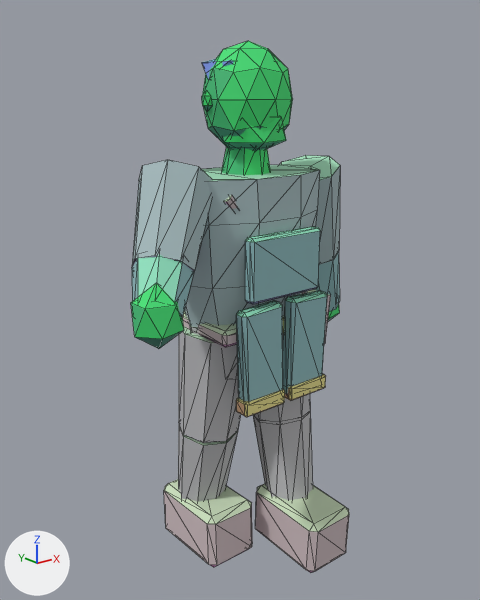
A saved change to the glTF model assets/exports/npc/npc_merchant_contact_r_v01.glb.
The view is the same before and after, from a camera (50 mm lens) standing at (-1.58, -1.94, 1.87) and looking at (-0.04, -0.02, 1.09). The lights are fixed; the arrows at lower left show +X, +Y and +Z. The picture after the commit comes second. Mesh edges are drawn as thin lines. Vertices at exactly the same position are counted once.

Names of what the first picture shows: 'GEO_npc_merchant_contact_r_v01'.
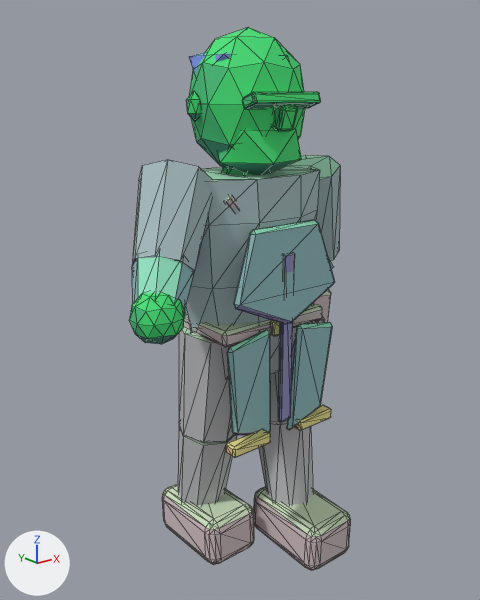
Changed parts and their boxes (x1, y1, x2, y2) in the pictures (480 x 600 px; the box of a moved part takes in the faces that stretch with it):
'GEO_npc_merchant_contact_r_v01', reshaped: before (131, 41, 349, 573); after (129, 27, 351, 570)
part 1 of me_geo_npc_merchant_contact_r_v01, added (green): after (129, 293, 185, 344)
part 2 of me_geo_npc_merchant_contact_r_v01, moved or reshaped (mostly hidden afterwards): before (315, 252, 340, 312); after (329, 261, 334, 269)
part 3 of me_geo_npc_merchant_contact_r_v01, moved or reshaped: before (236, 389, 285, 417); after (226, 430, 271, 458)
part 4 of me_geo_npc_merchant_contact_r_v01, moved or reshaped: before (285, 374, 326, 400); after (294, 405, 331, 430)
part 5 of me_geo_npc_merchant_contact_r_v01, added (green): after (189, 27, 305, 169)
part 6 of me_geo_npc_merchant_contact_r_v01, added (green): after (218, 128, 301, 175)
part 7 of me_geo_npc_merchant_contact_r_v01, added: after (186, 91, 201, 122)
part 8 of me_geo_npc_merchant_contact_r_v01, added: after (189, 53, 288, 76)
part 9 of me_geo_npc_merchant_contact_r_v01, rebuilt (8% shorter): before (164, 479, 252, 567); after (162, 483, 254, 564)
part 10 of me_geo_npc_merchant_contact_r_v01, rebuilt (34% wider, 33% taller): before (245, 226, 320, 304); after (234, 220, 335, 324)
part 11 of me_geo_npc_merchant_contact_r_v01, rebuilt: before (283, 291, 327, 394); after (287, 322, 332, 430)
part 12 of me_geo_npc_merchant_contact_r_v01, rebuilt (7% shorter): before (255, 484, 349, 573); after (254, 487, 351, 570)
part 13 of me_geo_npc_merchant_contact_r_v01, added (green): after (242, 92, 321, 109)
part 14 of me_geo_npc_merchant_contact_r_v01, added (green): after (273, 104, 298, 131)
part 15 of me_geo_npc_merchant_contact_r_v01, added (cyan): after (227, 329, 270, 435)
part 16 of me_geo_npc_merchant_contact_r_v01, added (blue): after (278, 253, 295, 422)
part 17 of me_geo_npc_merchant_contact_r_v01, deleted: before (131, 59, 340, 349)
part 18 of me_geo_npc_merchant_contact_r_v01, built on (mostly hidden afterwards): before (203, 41, 293, 175); after (222, 167, 252, 175)
part 19 of me_geo_npc_merchant_contact_r_v01, deleted (cyan): before (236, 300, 283, 402)

What changed in the scene script:
```text
Change me_geo_npc_merchant_contact_r_v01:
    remove me_geo_npc_merchant_contact_r_v01.from_pydata(...)  # 594 vertices, 1068 faces; spans x -0.64..0.61, y -0.39..0.27, z -0.01..2.04
    add me_geo_npc_merchant_contact_r_v01.from_pydata(...)  # 940 vertices, 1748 faces; spans x -0.65..0.53, y -0.39..0.27, z 0.0..2.08
    me_geo_npc_merchant_contact_r_v01 part 1: a new loose piece, an icosphere of 80 faces spanning x -0.65..-0.47, y -0.34..-0.17, z 1.11..1.29, in mat_mat_npc_indexed
    me_geo_npc_merchant_contact_r_v01 part 2: the loose piece of 16 vertices spanning x 0.33..0.6, y -0.05..0.17, z 0.91..1.24 is multiplied about its middle by the matrix ((-0.042, -0.811, 0.666), (1.007, 0.155, 0.253), (-0.294, 0.649, 0.771)), then moved by (-0.13, 0.0, 0.02)
    me_geo_npc_merchant_contact_r_v01 part 3: the loose piece of 24 vertices spanning x -0.21..-0.01, y -0.26..-0.19, z 0.74..0.79 is moved by (-0.05, 0.0, -0.16)
    me_geo_npc_merchant_contact_r_v01 part 4: the loose piece of 24 vertices spanning x 0.01..0.21, y -0.26..-0.19, z 0.74..0.79 is moved by (0.05, 0.0, -0.16)
    me_geo_npc_merchant_contact_r_v01 part 5: a new loose piece, an icosphere of 80 faces spanning x -0.22..0.22, y -0.2..0.18, z 1.57..2.08, in mat_mat_npc_indexed
    me_geo_npc_merchant_contact_r_v01 part 6: a new loose piece, an icosphere of 20 faces spanning x -0.17..0.17, y -0.21..0.09, z 1.56..1.81, in mat_mat_npc_indexed
    me_geo_npc_merchant_contact_r_v01 part 7: a new loose piece, an icosphere of 20 faces spanning x -0.26..-0.201, y -0.027..0.019, z 1.767..1.868, in mat_mat_npc_indexed
    me_geo_npc_merchant_contact_r_v01 part 8: a new loose piece, an icosphere of 20 faces spanning x -0.2..0.2, y -0.15..0.18, z 1.85..2.03, in mat_mat_npc_indexed
    me_geo_npc_merchant_contact_r_v01 part 9: the loose piece of 24 vertices spanning x -0.26..-0.03, y -0.12..0.27, z -0.01..0.24 is rebuilt with 96 vertices and now spans x -0.27..-0.03, y -0.12..0.27, z 0.0..0.22
    me_geo_npc_merchant_contact_r_v01 part 10: the loose piece of 24 vertices spanning x -0.17..0.17, y -0.24..-0.19, z 1.15..1.39 is rebuilt with 30 vertices and now spans x -0.25..0.25, y -0.26..-0.2, z 1.05..1.42
    me_geo_npc_merchant_contact_r_v01 part 11: the loose piece of 24 vertices spanning x 0.01..0.21, y -0.25..-0.19, z 0.74..1.14 is rebuilt with 24 vertices and now spans x 0.03..0.25, y -0.25..-0.2, z 0.59..1.03
    me_geo_npc_merchant_contact_r_v01 part 12: the loose piece of 24 vertices spanning x 0.03..0.26, y -0.39..0.0, z -0.01..0.24 is rebuilt with 96 vertices and now spans x 0.03..0.27, y -0.39..0.0, z 0.0..0.22
    me_geo_npc_merchant_contact_r_v01 part 13: a new loose piece of 56 vertices spanning x -0.15..0.15, y -0.23..-0.16, z 1.81..1.86, in mat_mat_npc_indexed
    me_geo_npc_merchant_contact_r_v01 part 14: a new loose piece of 56 vertices spanning x -0.04..0.04, y -0.24..-0.16, z 1.74..1.83, in mat_mat_npc_indexed
    me_geo_npc_merchant_contact_r_v01 part 15: a new loose piece of 24 vertices spanning x -0.25..-0.03, y -0.22..-0.17, z 0.59..1.03, in mat_mat_npc_indexed
    me_geo_npc_merchant_contact_r_v01 part 16: a new loose piece of 24 vertices spanning x -0.03..0.03, y -0.25..-0.23, z 0.65..1.32, in mat_mat_npc_indexed
    me_geo_npc_merchant_contact_r_v01 part 17: 6 loose pieces with 72 vertices, spanning x -0.64..0.61, y -0.32..0.16, z 0.83..2.0, are deleted
    me_geo_npc_merchant_contact_r_v01 part 18: 8 vertices moved from x -0.07..0.07, y -0.07..0.07, z 1.7 to x -0.07..0.07, y -0.07..0.07, z 1.66; 42 vertices removed from x -0.17..0.17, y -0.16..0.14, z 1.64..2.04
    me_geo_npc_merchant_contact_r_v01 part 19: 24 vertices removed from x -0.21..-0.01, y -0.25..-0.19, z 0.74..1.14
    other edits to the shape of me_geo_npc_merchant_contact_r_v01 do not show in these pictures
```
